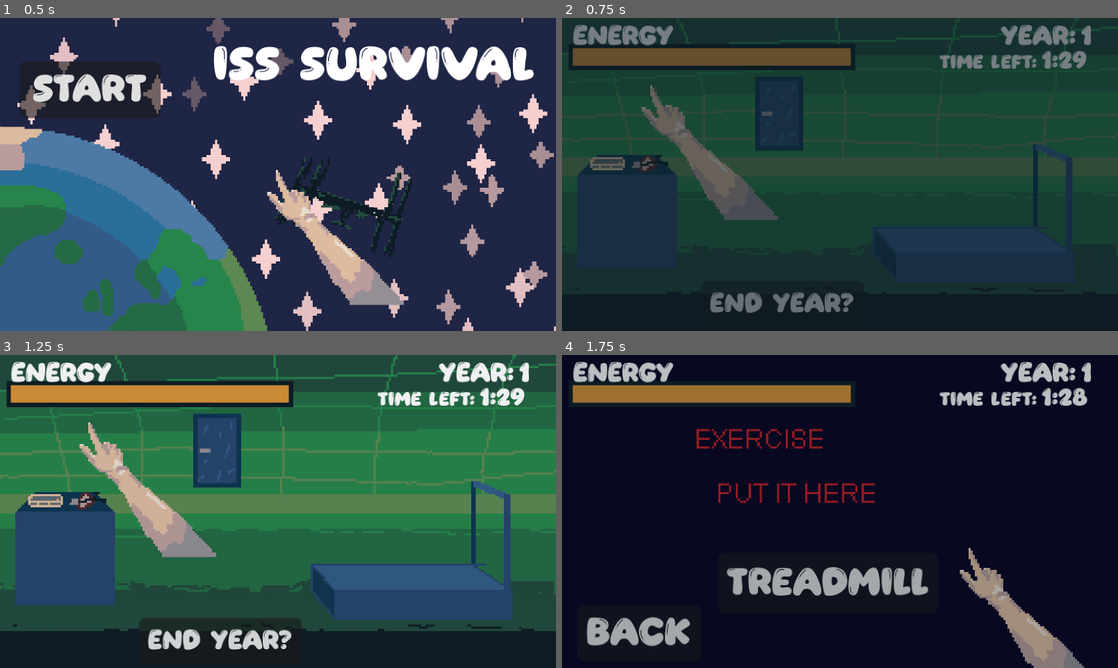
Above: before the commit, frames 1-4 (two rows, left to right).
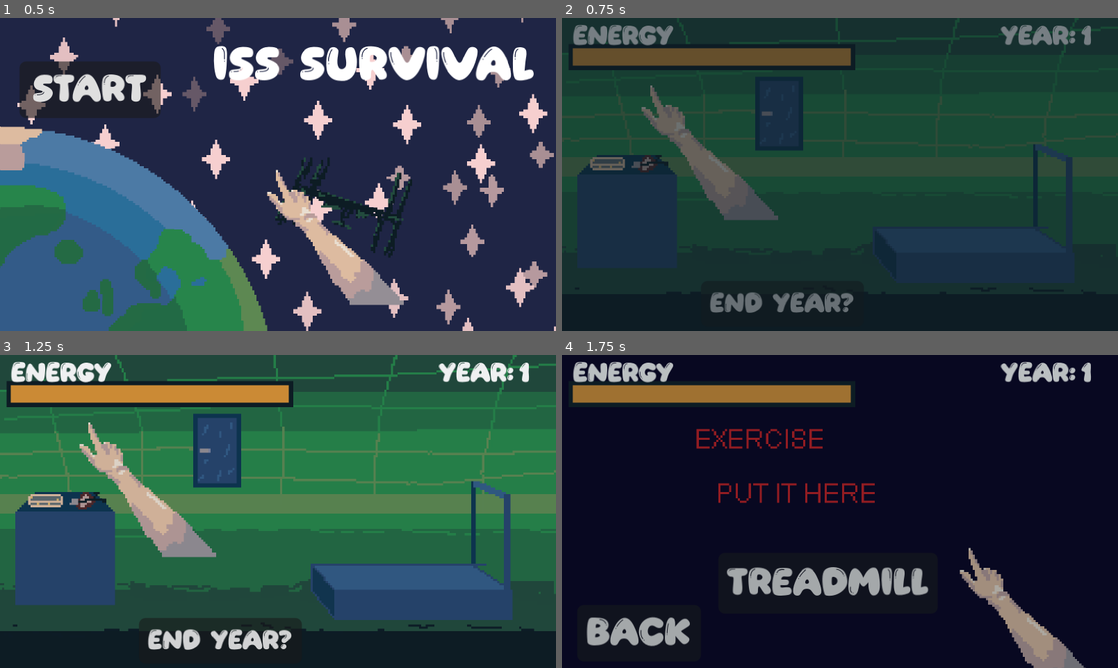
Above: after the commit, the same moments.

Repository: KatLuvsYa3/Geaux_Hackathon_Godot
Game: Godot game, scene res://scenes/game/start_screen.tscn
Same seed, same stepped clock (60 frames per second), same inputs: the game is played once before the commit and once after it.
Inputs (mouse positions are in pixels of both pictures, inside the frame that each line leads up to):
- Up to frame 1 (0.5 s): no input
- Up to frame 2 (0.75 s): click "Start" at 0.5 s
- Up to frame 3 (1.25 s): no input
- Up to frame 4 (1.75 s): click (967, 552) at 1.25 s

Frame 1 is identical in both runs. In frame 2, 0.8% of the frame differs, in the area x 67-95%, y 10-17%; in frame 3, 0.8%; in frame 4, 0.9%.

Commit message:
timer toggle + timer year

Diff:
--- a/scripts/base_script.gd
+++ b/scripts/base_script.gd
@@ -20,6 +20,8 @@
 	IDLE
 }
 
+@export var timer_enabled: bool = false
+
 @export var viewport_height = 144
 @export var viewport_width = 256
 
@@ -35,7 +37,7 @@
 @export var final_research_value = 10
 
 # in seconds
-@export var initial_time = 90
+@export var year_time = 90
 @export var timer = 0
 @export var year = 1
 @export var final_year = 3
@@ -64,9 +66,12 @@
 func add_display():
 	add_child(display_scene)
 	display = get_child(3)
+	if !timer_enabled:
+		display.get_child(5).visible = false
+		display.get_child(6).visible = false
 	display.get_child(0).max_value = base_energy
 	display.get_child(0).value = base_energy
-	timer = initial_time
+	timer = year_time
 
 func end_game():
 	get_tree().change_scene_to_file("res://scenes/game/end_scene.tscn")
@@ -96,6 +101,7 @@
 	cardio_health -= decay_rate
 	broken_mingames.append(random_minigame())
 	change_energy(base_energy)
+	timer = year_time
 
 func do_task(en_req: int) -> bool:
 	if en_req > energy: return false
@@ -154,9 +160,11 @@
 
 # Called every frame. 'delta' is the elapsed time since the previous frame.
 func _process(delta: float) -> void:
-	if display:
+	if display and timer_enabled:
 		timer-=delta
 		display.get_child(5).text = sec_to_string(timer)
 		if timer < 0:
-			skip_to_final_year()
-			end_game()
+			get_tree().change_scene_to_file("res://scenes/game/next_year.tscn")
+			BaseScript.start_minigame(Minigames.NOT_IN)
+			BaseScript.fade_change()
+			new_year()
